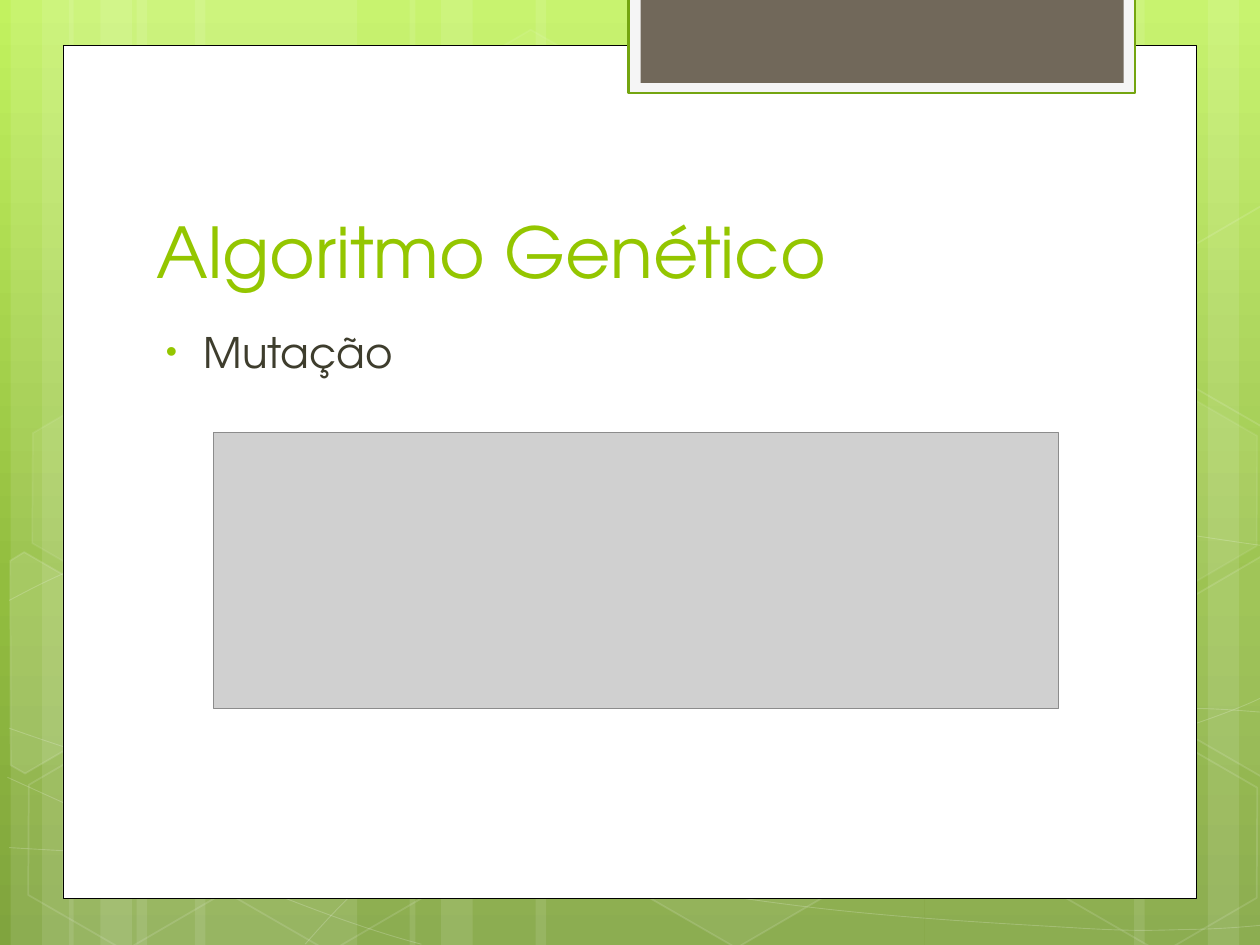
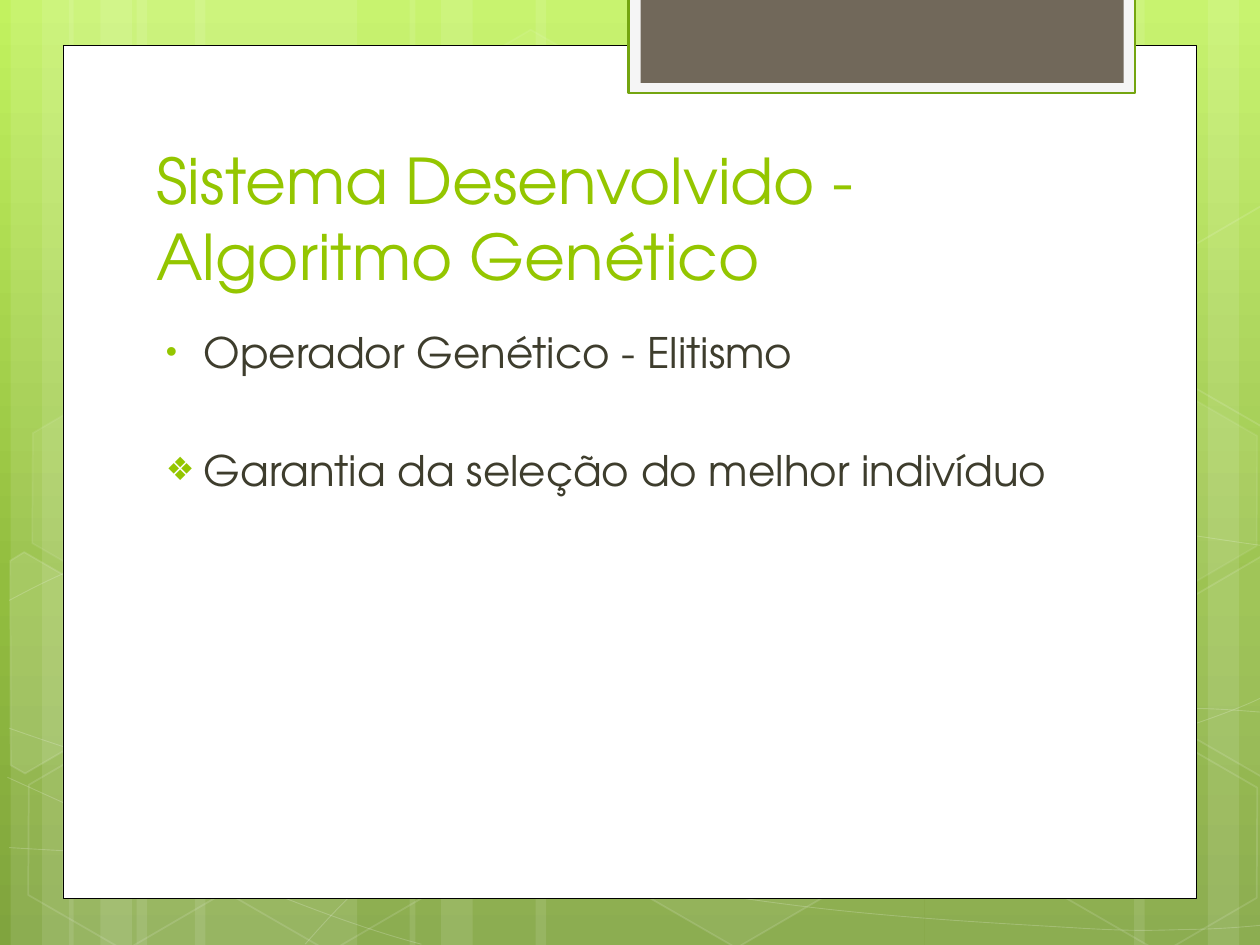
Before and after one commit to alexandregme/tcc2, a slide deck: slide 17 of Apresentação.pptx (slide 11 before the commit). Drawn at 1260x945 pixels with LibreOffice and Linux fonts; fonts in the diff are those of the drawing; grey boxes stand for pictures. Boxes give left, top, right and bottom in pixels: in the first picture for what was removed or moved away, otherwise in the second. Text is boxed around its words. In the diff, an @@ line names an element or a change of style, - is before the commit and + after.

Commit message:
Apresentação tcc

```diff
--- a/Apresentação.pptx
+++ b/Apresentação.pptx
@@ title at (156,156,815,294): text changed; size 40 to 36 pt @@
-Algoritmo Genético
+Sistema Desenvolvido - Algoritmo Genético
@@ text at (204,336,1046,497): text changed @@
-• Mutação
+• Operador Genético - Elitismo
+❖ Garantia da seleção do melhor indivíduo
@@ picture removed at (213,433,1058,709) @@
```
Also in this commit, not shown: 12 other slides changed, 28 slides added, 1 slide removed, 1 other file.
